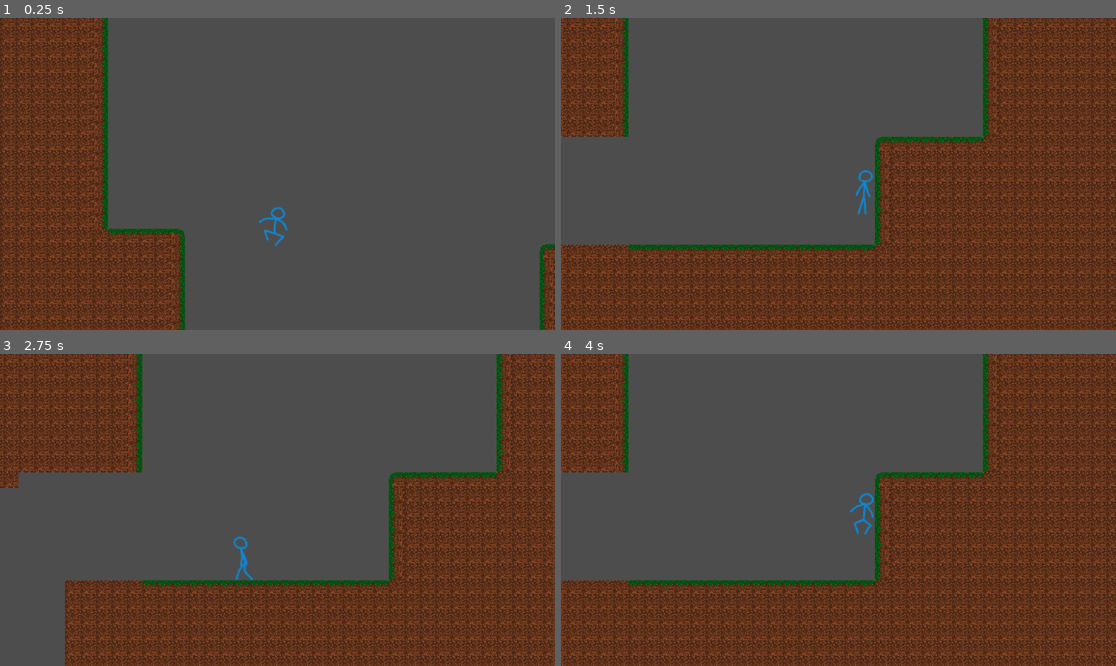
Above: before the commit, frames 1-4 (two rows, left to right).
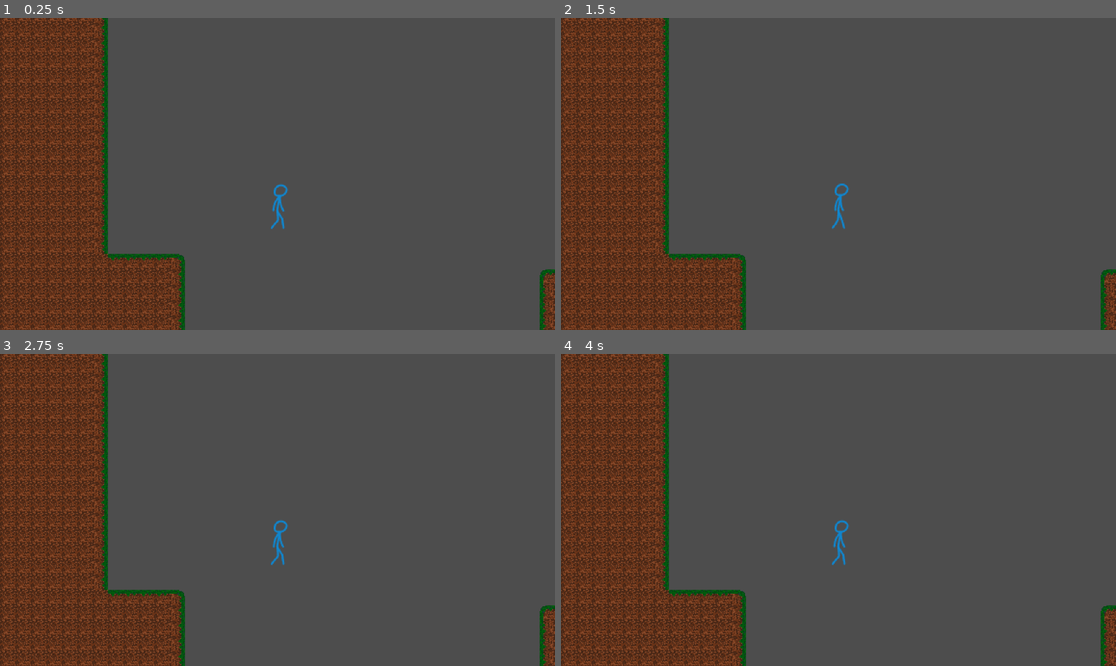
Above: after the commit, the same moments.

Repository: Chaotic-Legend/Silksong-Movement-Tutorial
Game: Godot game, scene res://assets/scenes/levels/pixel_level.tscn
Two runs of this game, one before a commit and one after it. Both use one fixed random seed, a clock stepped at 60 frames per second and the inputs below.
Inputs:
- Up to frame 1 (0.25 s): no input
- Up to frame 2 (1.5 s): hold D (move_right) from 0.53 s (still down); tap Space (jump) at 0.6, 0.77, 1.07, 1.35 s
- Up to frame 3 (2.75 s): tap Space (jump) at 1.52, 1.82, 2.1 s; release D (move_right) at 2.03 s; hold A (move_left) from 2.03 s (still down)
- Up to frame 4 (4 s): release A (move_left) at 2.78 s; hold D (move_right) from 2.78 s (still down); tap Space (jump) at 2.85, 3.02, 3.32, 3.6, 3.77 s

The runs differ from the first frame. In frame 1, 11% of the frame differs, in the area x 0-100%, y 0-100%; in frame 2, 59%; in frame 3, 51%; in frame 4, 59%.
Error after the commit: Parse Error: Function "is_input_toward_facing()" not found in base self. (res://assets/scripts/player/player_controller(pixel)

Commit message:
Updated the script to implement the ledge climb state.

Diff:
--- a/assets/prefabs/player/player_controller(pixel).tscn
+++ b/assets/prefabs/player/player_controller(pixel).tscn
@@ -465,6 +465,7 @@
 script = ExtResource("1_70ait")
 
 [node name="PlayerCollider" type="CollisionShape2D" parent="." unique_id=87555347]
+unique_name_in_owner = true
 shape = SubResource("CapsuleShape2D_2q3ad")
 
 [node name="AnimatedSprite" type="AnimatedSprite2D" parent="." unique_id=2025332202]
@@ -502,3 +503,13 @@
 process_callback = 0
 wait_time = 0.1
 one_shot = true
+
+[node name="LedgeClimbRayCast" type="RayCast2D" parent="." unique_id=953241319]
+unique_name_in_owner = true
+position = Vector2(3, -26)
+target_position = Vector2(10, 23)
+
+[node name="LedgeSpaceRayCast" type="RayCast2D" parent="." unique_id=1284576932]
+unique_name_in_owner = true
+position = Vector2(-26, 24)
+target_position = Vector2(0, -49)
--- a/assets/scripts/player/player_controller(pixel).gd
+++ b/assets/scripts/player/player_controller(pixel).gd
@@ -22,9 +22,13 @@
 @onready var animated_sprite: AnimatedSprite2D = %AnimatedSprite
 @onready var coyote_timer: Timer = %CoyoteTimer
 @onready var float_cooldown: Timer = %FloatCooldown
+@onready var player_collider: CollisionShape2D = %PlayerCollider
+@onready var ledge_climb_ray_cast: RayCast2D = %LedgeClimbRayCast
+@onready var ledge_space_ray_cast: RayCast2D = %LedgeSpaceRayCast
 
 var active_state := STATE.FALL
 var can_double_jump := false
+var facing_direction := 1.0
 
 func _ready() -> void:
 	switch_state(active_state)
@@ -66,6 +70,12 @@
 			animated_sprite.play("float")
 			velocity.y = 0
 
+		STATE.LEDGE_CLIMB:
+			animated_sprite.play("ledge_climb")
+			velocity = Vector2.ZERO
+			global_position.y = ledge_climb_ray_cast.get_collision_point().y
+			can_double_jump = true
+
 func process_state(delta: float) -> void:
 	match active_state:
 		STATE.FALL:
@@ -81,6 +91,8 @@
 					switch_state(STATE.DOUBLE_JUMP)
 				else:
 					switch_state(STATE.FLOAT)
+			elif is_input_toward_facing() and is_ledge() and is_space():
+				switch_state(STATE.LEDGE_CLIMB)
 
 		STATE.FLOOR:
 			if Input.get_axis("move_left", "move_right"):
@@ -111,6 +123,16 @@
 			elif Input.is_action_just_released("jump"):
 				float_cooldown.start()
 				switch_state(STATE.FALL)
+			elif is_input_toward_facing() and is_ledge() and is_space():
+				switch_state(STATE.LEDGE_CLIMB)
+
+		STATE.LEDGE_CLIMB:
+			if not animated_sprite.is_playing():
+				animated_sprite.play("idle")
+				var offset := ledge_climb_offset()
+				offset.x *= facing_direction
+				position += offset
+				switch_state(STATE.FLOOR)
 
 func handle_movement() -> void:
 	var input_direction := signf(Input.get_axis("move_left", "move_right"))
